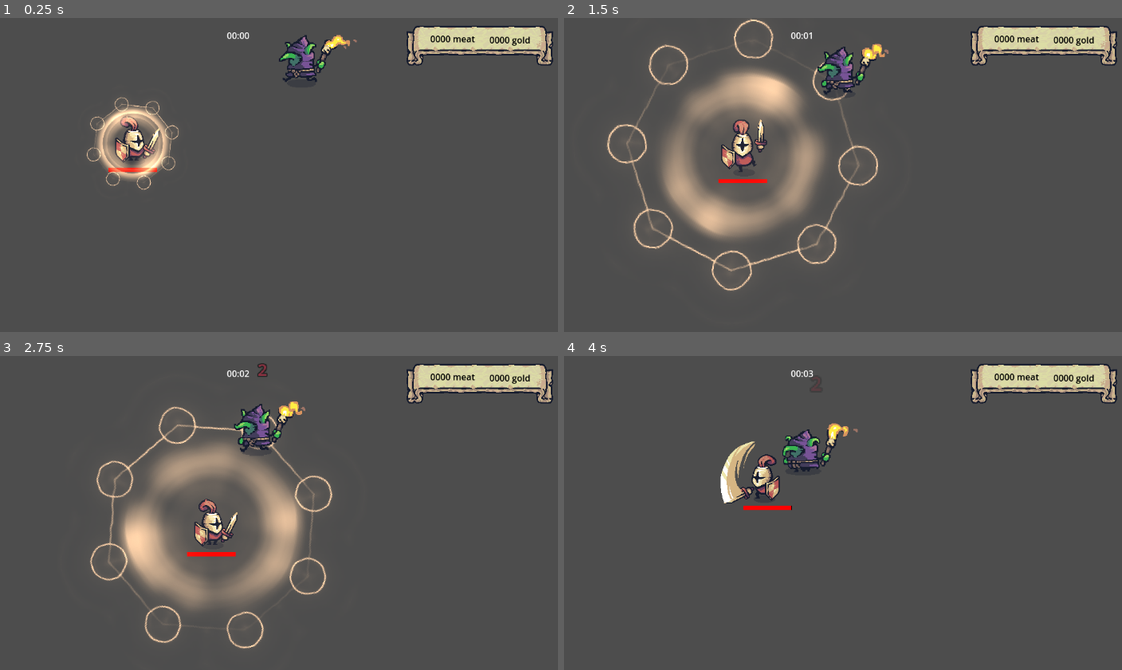
Above: before the commit, frames 1-4 (two rows, left to right).
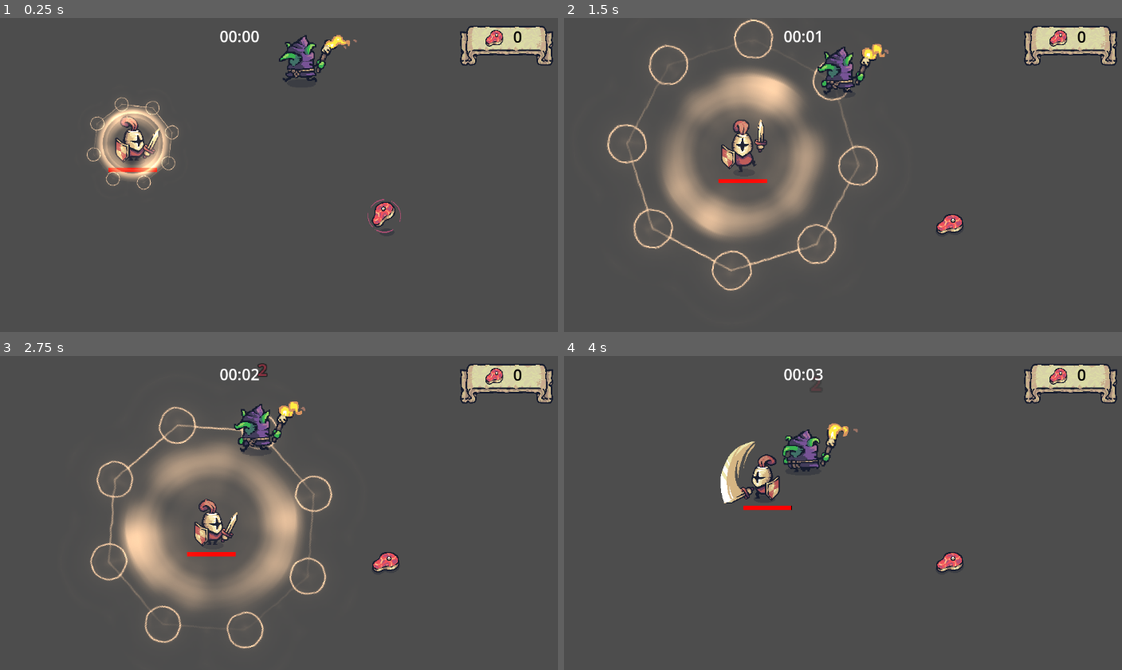
Above: after the commit, the same moments.

Repository: LostReny/DIO_TRILHA_GODOT
Game: Godot game, scene res://scenes/test_scene/test_ui.tscn
The game is run twice, just before and just after one commit, with the same random seed, the same clock (stepped at 60 frames per second) and the same inputs. The project has no main scene, so this scene is started directly.
Inputs (mouse positions are in pixels of both pictures, inside the frame that each line leads up to):
- Up to frame 1 (0.25 s): no input
- Up to frame 2 (1.5 s): move the mouse to (943, 178) at 0.52 s; hold D (move_right) 0.53-1.28 s; click (943, 178) at 0.6 s; move the mouse to (675, 215) at 1.27 s; hold S (move_down) from 1.28 s (still down); click (675, 215) at 1.35 s
- Up to frame 3 (2.75 s): move the mouse to (301, 456) at 2.02 s; release S (move_down) at 2.03 s; hold D (move_right) from 2.03 s (still down); click (301, 456) at 2.1 s
- Up to frame 4 (4 s): move the mouse to (770, 607) at 2.77 s; release D (move_right) at 2.78 s; hold W (move_up) 2.78-3.53 s; click (770, 607) at 2.85 s; move the mouse to (993, 588) at 3.52 s; hold A (move_left) from 3.53 s (still down); click (993, 588) at 3.6 s

The runs differ from the first frame. In frame 1, 2.0% of the frame differs, in the area x 39-96%, y 2-69%; in frame 2, 1.9%; in frame 3, 1.9%; in frame 4, 1.9%.

Commit message:
Contador de carne

Diff:
--- a/Tiny_Swords/scenes/test_scene/test_ui.tscn
+++ b/Tiny_Swords/scenes/test_scene/test_ui.tscn
@@ -1,8 +1,9 @@
-[gd_scene load_steps=4 format=3 uid="uid://qaclsh5mu4q2"]
+[gd_scene load_steps=5 format=3 uid="uid://qaclsh5mu4q2"]
 
 [ext_resource type="PackedScene" uid="uid://cisa5sj6f40v4" path="res://scenes/player.tscn" id="1_nsocp"]
 [ext_resource type="PackedScene" uid="uid://ctgfljouhsj74" path="res://scenes/ui/game_ui.tscn" id="2_hwijp"]
 [ext_resource type="PackedScene" uid="uid://cve0hwu2lpxjp" path="res://scenes/goblin.tscn" id="3_53k8k"]
+[ext_resource type="PackedScene" uid="uid://cmlvb866n4sl4" path="res://scenes/misc/meat.tscn" id="4_eqknd"]
 
 [node name="TestUi" type="Node2D"]
 
@@ -14,3 +15,6 @@
 
 [node name="Goblin" parent="." instance=ExtResource("3_53k8k")]
 position = Vector2(697, 114)
+
+[node name="Meat" parent="." instance=ExtResource("4_eqknd")]
+position = Vector2(837, 390)
--- a/Tiny_Swords/scenes/ui/game_ui.tscn
+++ b/Tiny_Swords/scenes/ui/game_ui.tscn
@@ -1,7 +1,15 @@
-[gd_scene load_steps=4 format=3 uid="uid://ctgfljouhsj74"]
+[gd_scene load_steps=10 format=3 uid="uid://ctgfljouhsj74"]
 
 [ext_resource type="Script" path="res://scripts/systems/ui/game_ui.gd" id="1_fcgw4"]
 [ext_resource type="Texture2D" uid="uid://clc00kugu5fky" path="res://addons/assets/Tiny Swords/UI/Banners/Banner_Horizontal.png" id="1_l1adw"]
+[ext_resource type="Texture2D" uid="uid://dg6ummfo01ex1" path="res://addons/assets/Tiny Swords/Resources/Resources/M_Idle_(NoShadow).png" id="3_ayua6"]
+
+[sub_resource type="SystemFont" id="SystemFont_w7s0m"]
+font_names = PackedStringArray("Bebal")
+
+[sub_resource type="LabelSettings" id="LabelSettings_6rtrw"]
+font = SubResource("SystemFont_w7s0m")
+font_size = 28
 
 [sub_resource type="StyleBoxTexture" id="StyleBoxTexture_icb5h"]
 texture = ExtResource("1_l1adw")
@@ -13,6 +21,18 @@
 axis_stretch_vertical = 2
 region_rect = Rect2(32, 48, 128, 128)
 
+[sub_resource type="AtlasTexture" id="AtlasTexture_6h4jg"]
+atlas = ExtResource("3_ayua6")
+region = Rect2(36.5815, 51.9929, 60.1794, 48.5168)
+
+[sub_resource type="SystemFont" id="SystemFont_g1bo3"]
+font_names = PackedStringArray("Bebal")
+font_weight = 425
+
+[sub_resource type="LabelSettings" id="LabelSettings_njpfx"]
+font = SubResource("SystemFont_g1bo3")
+font_size = 28
+
 [node name="GameUI" type="CanvasLayer"]
 script = ExtResource("1_fcgw4")
 
@@ -21,20 +41,21 @@
 anchors_preset = 5
 anchor_left = 0.5
 anchor_right = 0.5
-offset_left = -39.0
-offset_top = 20.0
-offset_right = 35.0
-offset_bottom = 43.0
+offset_left = -37.0
+offset_top = 14.0
+offset_right = 37.0
+offset_bottom = 53.0
 grow_horizontal = 2
 size_flags_horizontal = 4
 text = "00:00"
+label_settings = SubResource("LabelSettings_6rtrw")
 horizontal_alignment = 1
 
 [node name="Panel2" type="Panel" parent="."]
 anchors_preset = 1
 anchor_left = 1.0
 anchor_right = 1.0
-offset_left = -275.0
+offset_left = -178.0
 offset_top = 14.0
 offset_right = -8.0
 offset_bottom = 92.0
@@ -42,26 +63,28 @@
 size_flags_horizontal = 4
 theme_override_styles/panel = SubResource("StyleBoxTexture_icb5h")
 
-[node name="Gold Label" type="Label" parent="Panel2"]
+[node name="TextureRect" type="TextureRect" parent="Panel2"]
+layout_mode = 1
+offset_left = 43.0
+offset_top = 2.0
+offset_right = 103.0
+offset_bottom = 62.0
+scale = Vector2(0.650179, 0.650179)
+texture = SubResource("AtlasTexture_6h4jg")
+
+[node name="Meat Label" type="Label" parent="Panel2"]
 unique_name_in_owner = true
 modulate = Color(0, 0, 0, 1)
 layout_mode = 1
 anchors_preset = 1
 anchor_left = 1.0
 anchor_right = 1.0
-offset_left = -116.0
-offset_top = 14.0
-offset_right = -42.0
-offset_bottom = 37.0
+offset_left = -88.0
+offset_top = 1.0
+offset_right = -41.0
+offset_bottom = 40.0
 grow_horizontal = 0
-text = "0000 gold"
-
-[node name="Meat Label" type="Label" parent="Panel2"]
-unique_name_in_owner = true
-modulate = Color(0, 0, 0, 1)
-layout_mode = 1
-offset_left = 44.0
-offset_top = 12.0
-offset_right = 125.0
-offset_bottom = 35.0
-text = "0000 meat"
+text = "00"
+label_settings = SubResource("LabelSettings_njpfx")
+horizontal_alignment = 1
+vertical_alignment = 1
--- a/Tiny_Swords/scripts/behaviors/life_regenaration.gd
+++ b/Tiny_Swords/scripts/behaviors/life_regenaration.gd
@@ -1,6 +1,6 @@
 extends Node2D
 
-@export var regeneration: int = 10
+@export var _regeneration: int = 10
 
 @onready var area2D: Area2D = $Area2D
 
@@ -14,7 +14,8 @@
 
 	if body.is_in_group("player"):
 		var player: Player = body
-		player.heal(regeneration)
+		player.heal(_regeneration)
+		player.meat_collected.emit(_regeneration)
 		pass
 
 	queue_free()
--- a/Tiny_Swords/scripts/game_manager.gd
+++ b/Tiny_Swords/scripts/game_manager.gd
@@ -1,4 +1,7 @@
 extends Node
+
+#ui player
+var player: Player
 
 #queremos a posição do jogador
 var player_position: Vector2
--- a/Tiny_Swords/scripts/player.gd
+++ b/Tiny_Swords/scripts/player.gd
@@ -30,6 +30,13 @@
 var hitboxxCooldown: float = 0.0
 var ritualCooldown: float = 0.0
 
+
+#sinal quando pegar uma carne
+signal meat_collected(value: int)
+
+func _ready():
+	GameManager.player = self
+	pass
 
 func _process(delta):
 
--- a/Tiny_Swords/scripts/systems/ui/game_ui.gd
+++ b/Tiny_Swords/scripts/systems/ui/game_ui.gd
@@ -1,11 +1,15 @@
 extends CanvasLayer
 
 @onready var time_label: Label = %"Timer Label"
-@onready var gold_label: Label = %"Panel2/Gold Label"
-@onready var meat_label: Label = %"Panel2/Meat Label"
+@onready var meat_label: Label = %"Meat Label"
 
 var time_elapsed : float = 0.0
+var meat_count : int = 0
 
+func _ready():
+	GameManager.player.meat_collected.connect(on_meat_collected)
+	meat_label.text = str(meat_count)
+	pass
 
 func _process(delta):
 
@@ -16,6 +20,9 @@
 	var minutes: int = time_elapsed_seconds / 60
 
 	time_label.text = "%02d:%02d" % [minutes, seconds]
+	pass
 
-
+func on_meat_collected(regeneration_value: int) -> void:
+	meat_count += 1
+	meat_label.text = str(meat_count)
 	pass
